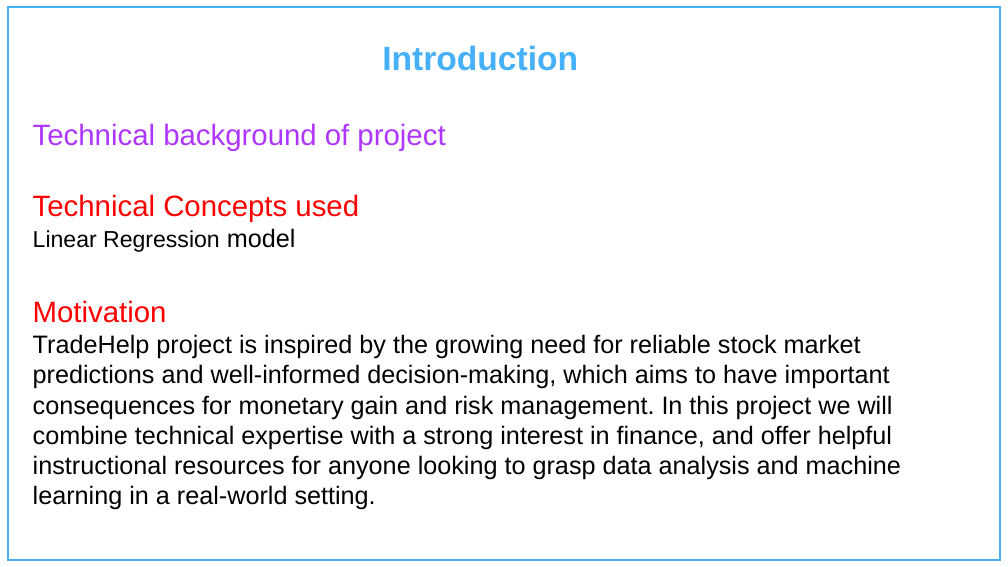
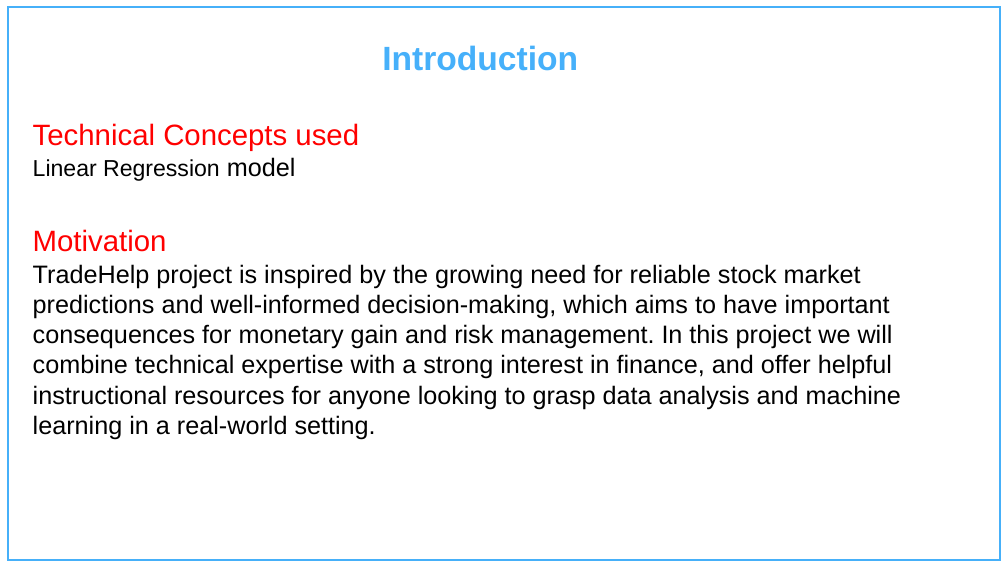
Before and after one commit to Charu-2718/TradeHelp, a slide deck: slide 3 of Documentation/Presentation.pptx. Drawn at 1008x567 pixels with LibreOffice and Linux fonts; fonts in the diff are those of the drawing; background and template pictures are left out. Boxes give left, top, right and bottom in pixels: in the first picture for what was removed or moved away, otherwise in the second. Text is boxed around its words. In the diff, an @@ line names an element or a change of style, - is before the commit and + after.

```diff
--- a/Documentation/Presentation.pptx
+++ b/Documentation/Presentation.pptx
@@ text at [33,123,445,151]: paragraph removed @@
-Technical background of project
```
Also in this commit, not shown: 2 other slides changed, 4 slides added, 3 slides removed, 1 other file.
